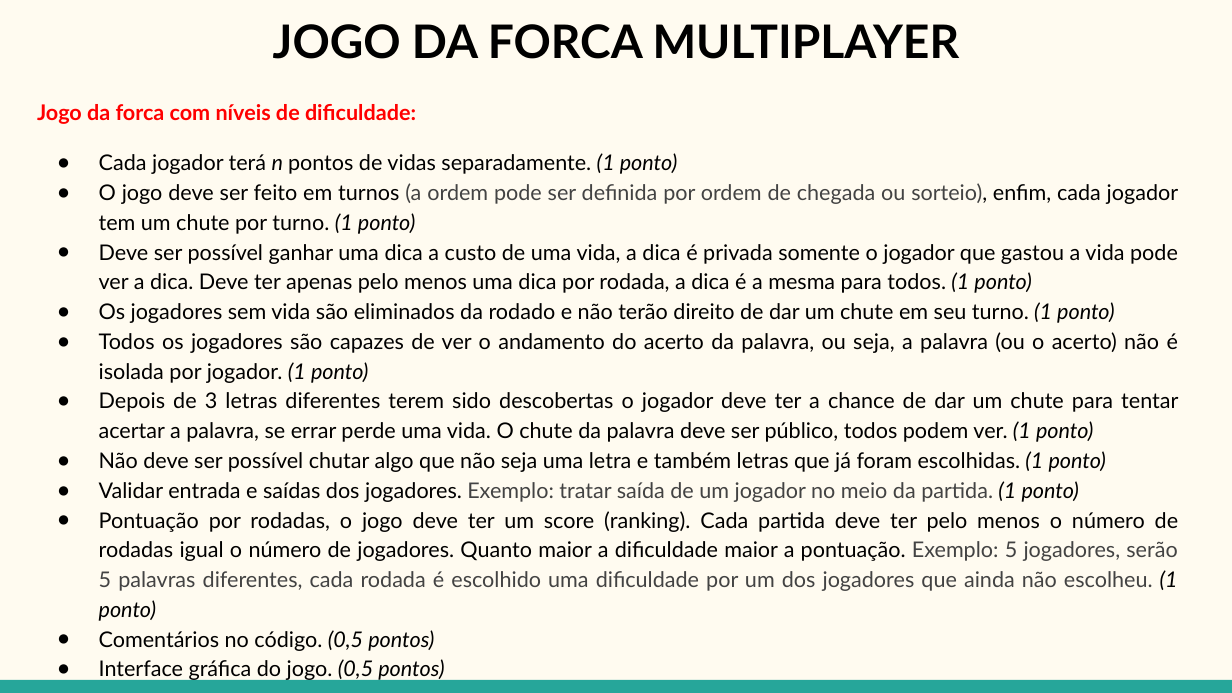
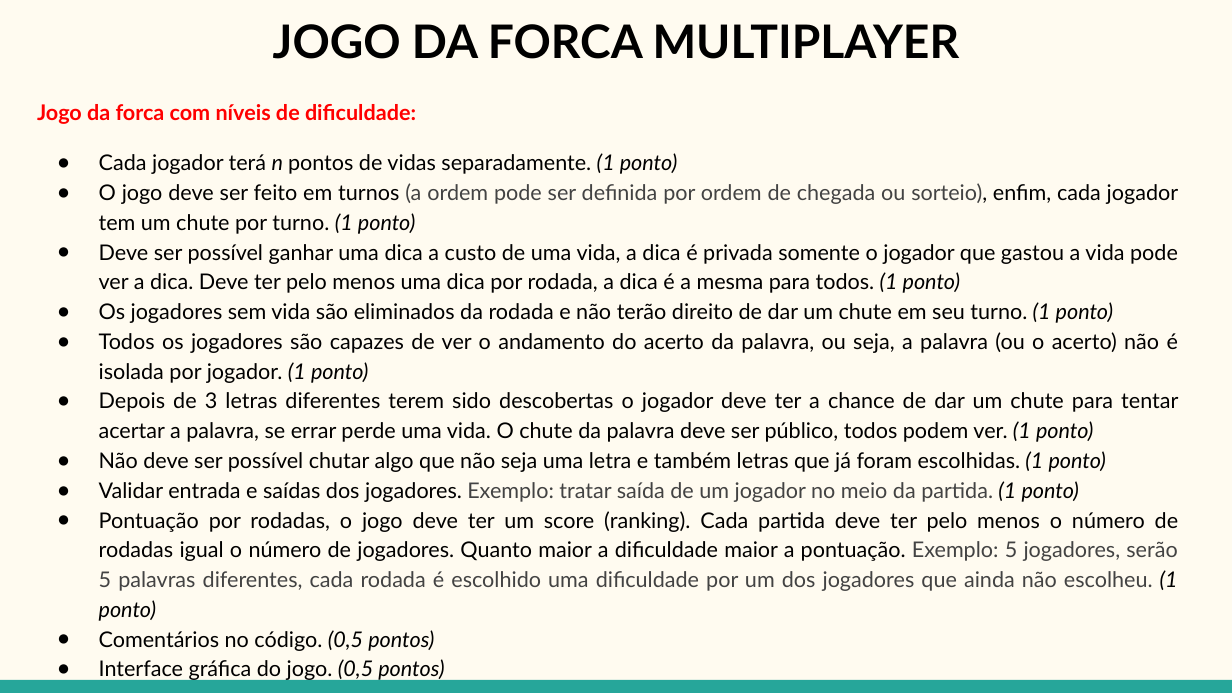
Before and after one commit to Huilson/UTFPR, a slide deck: slide 1 of Alunos/Aplicações Distribuídas/5- Trabalhos/JOGO DA FORCA MULTIPLAYER.pptx. Drawn at 1232x693 pixels with LibreOffice and Linux fonts; fonts in the diff are those of the drawing. Boxes give left, top, right and bottom in pixels: in the first picture for what was removed or moved away, otherwise in the second. Text is boxed around its words. In the diff, an @@ line names an element or a change of style, - is before the commit and + after.

Commit message:
Correção dos erros e Data de entrega do Trabalho 1
Data de entrega: 06/10
Apresentação: 11/10

```diff
--- a/Alunos/Aplicações Distribuídas/5- Trabalhos/JOGO DA FORCA MULTIPLAYER.pptx
+++ b/Alunos/Aplicações Distribuídas/5- Trabalhos/JOGO DA FORCA MULTIPLAYER.pptx
@@ text at <box>99,244,1178,323</box>: text changed @@
-● Deve ser possível ganhar uma dica a custo de uma vida, a dica é privada somente o jogador que gastou a vida pode ver a dica. Deve ter apenas pelo menos uma dica por rodada, a dica é a mesma para todos. (1 ponto)
-● Os jogadores sem vida são eliminados da rodado e não terão direito de dar um chute em seu turno. (1 ponto)
+● Deve ser possível ganhar uma dica a custo de uma vida, a dica é privada somente o jogador que gastou a vida pode ver a dica. Deve ter pelo menos uma dica por rodada, a dica é a mesma para todos. (1 ponto)
+● Os jogadores sem vida são eliminados da rodada e não terão direito de dar um chute em seu turno. (1 ponto)
```
Also in this commit, not shown: 1 other file.
